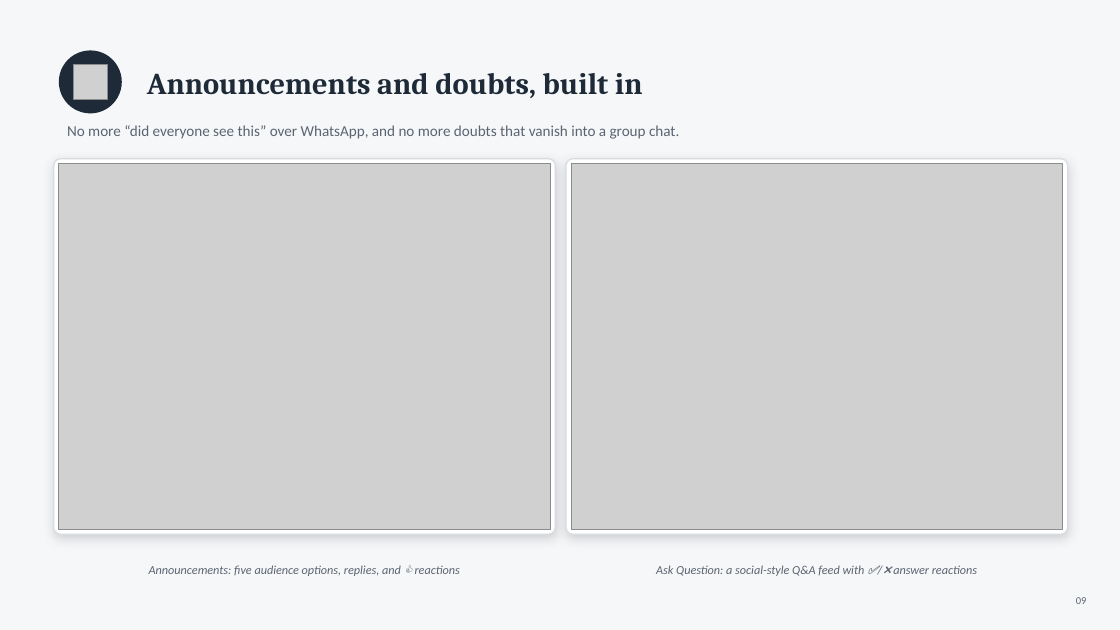
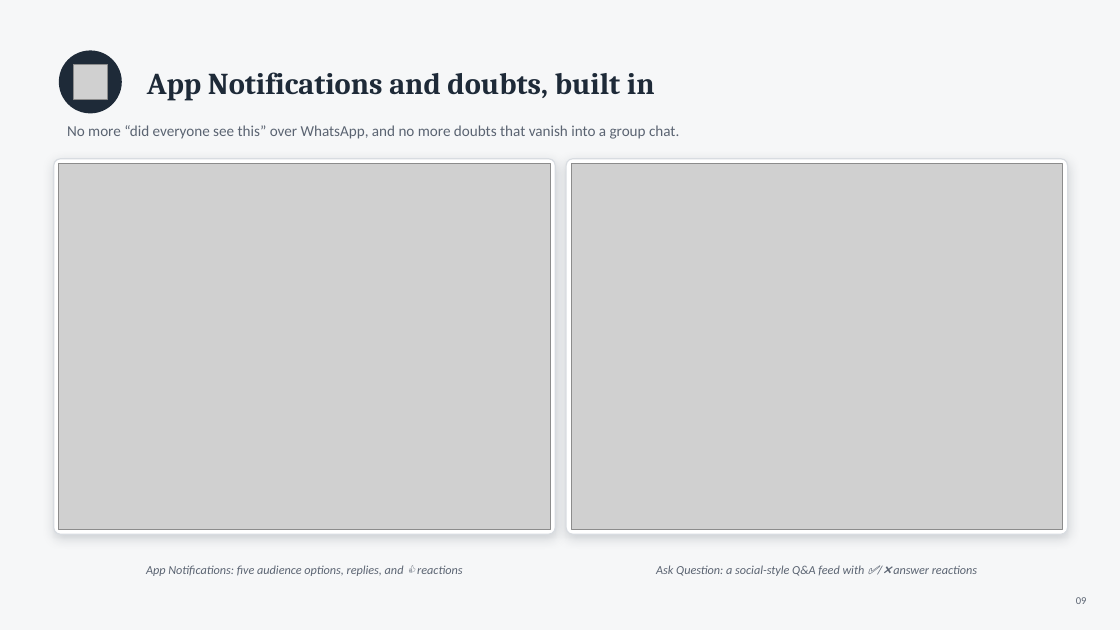
Before and after one commit to lahonsourav/lahonPort, a slide deck: slide 9 of public/files/coaching-management-platform-pitch.pptx. Drawn at 1120x630 pixels with LibreOffice and Linux fonts; fonts in the diff are those of the drawing; grey boxes stand for pictures. Boxes give left, top, right and bottom in pixels: in the first picture for what was removed or moved away, otherwise in the second. Text is boxed around its words. In the diff, an @@ line names an element or a change of style, - is before the commit and + after.

```diff
--- a/public/files/coaching-management-platform-pitch.pptx
+++ b/public/files/coaching-management-platform-pitch.pptx
@@ text at box(147, 72, 655, 100): text changed @@
-Announcements and doubts, built in
+App Notifications and doubts, built in
@@ text at box(146, 565, 462, 576): text changed @@
-Announcements: five audience options, replies, and 👍 reactions
+App Notifications: five audience options, replies, and 👍 reactions
```
Also in this commit, not shown: 2 other slides changed, 2 other files.
